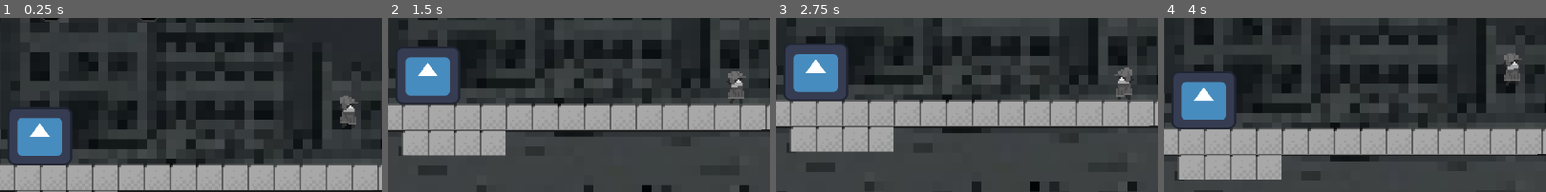
Above: before the commit, frames 1-4 (left to right).
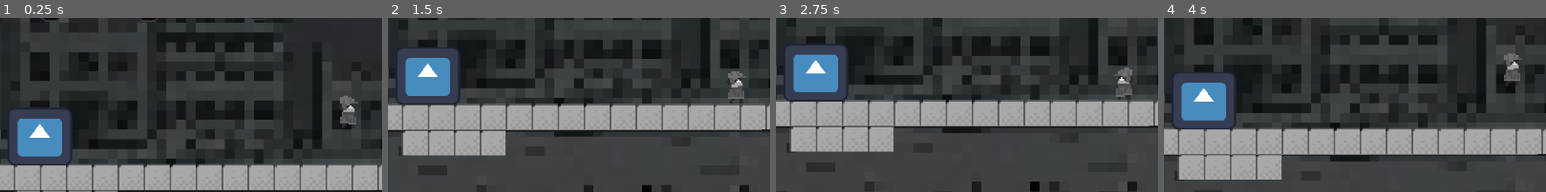
Above: after the commit, the same moments.

Repository: HimeWoo/untitled-paint-game
Game: Godot game, scene res://scenes/item_test.tscn
The game is run twice, just before and just after one commit, with the same random seed, the same clock (stepped at 60 frames per second) and the same inputs. The engine's default icon, where the game draws it, is replaced by a stand-in: a white triangle on a blue panel in a dark square.
Inputs (mouse positions are % of the whole screen's width and height, from its top left):
- Up to frame 1 (0.25 s): no input
- Up to frame 2 (1.5 s): tap Enter (queue_confirm) at 0.5 s; move the mouse to (72, 45) at 0.52 s; hold Right (ui_right) from 0.53 s (still down); tap M (dash) at 0.6 s; click (72, 45) at 0.67 s; tap Space (jump) at 0.77 s; move the mouse to (30, 55) at 1.27 s; tap S (look_down) at 1.35 s
- Up to frame 3 (2.75 s): tap Space (jump) at 1.52 s; move the mouse to (60, 28) at 2.02 s; release Right (ui_right) at 2.03 s; hold Left (ui_left) from 2.03 s (still down); hold W (look_up) from 2.03 s (still down)
- Up to frame 4 (4 s): move the mouse to (45, 70) at 2.77 s; release Left (ui_left) at 2.78 s; release W (look_up) at 2.78 s; hold Right (ui_right) from 2.78 s (still down); tap K (melee_attack) at 2.85 s; click (45, 70) at 2.92 s; tap Space (jump) at 3.02, 3.77 s; move the mouse to (80, 65) at 3.52 s; tap 2 (queue_blue) at 3.6 s
The pictures show only the part of the screen within x 4-54%, y 50-100%; the shares and areas given below are measured in that part.

The runs differ from the first frame. In frame 1, 0.2% of the frame differs, in the area x 3-17%, y 57-85%; in frame 2, 0.2%; in frame 3, 0.2%, in the area x 2-18%, y 20-49%; in frame 4, 0.2%.

Commit message:
fix: pushboxes with velocity requirement + melee attack application to tiles

Diff:
--- /dev/null
+++ b/untitled-paint-game/data/pushbox_item_test.tres
@@ -0,0 +1,7 @@
+[gd_resource type="Resource" script_class="PushboxStats" load_steps=2 format=3 uid="uid://dds1ithynh6xn"]
+
+[ext_resource type="Script" uid="uid://cm3tdc586ihot" path="res://scripts/pushbox_stats.gd" id="1_2fo0f"]
+
+[resource]
+script = ExtResource("1_2fo0f")
+metadata/_custom_type_script = "uid://cm3tdc586ihot"
--- a/untitled-paint-game/scenes/player.tscn
+++ b/untitled-paint-game/scenes/player.tscn
@@ -203,7 +203,7 @@
 
 [node name="Player" type="CharacterBody2D" groups=["player"]]
 collision_layer = 3
-collision_mask = 19
+collision_mask = 51
 script = ExtResource("1_g2els")
 
 [node name="AnimatedSprite2D" type="AnimatedSprite2D" parent="."]
--- a/untitled-paint-game/scenes/pushbox.tscn
+++ b/untitled-paint-game/scenes/pushbox.tscn
@@ -1,8 +1,7 @@
 [gd_scene load_steps=5 format=3 uid="uid://bj5po58m1bnam"]
 
 [ext_resource type="Texture2D" uid="uid://bs5elx113sajt" path="res://assets/icon.svg" id="1_p8o3m"]
-
-[sub_resource type="PhysicsMaterial" id="PhysicsMaterial_p8o3m"]
+[ext_resource type="Script" uid="uid://ddyn1qej7niwa" path="res://scripts/pushbox.gd" id="1_quxu0"]
 
 [sub_resource type="RectangleShape2D" id="RectangleShape2D_quxu0"]
 size = Vector2(136.58932, 126)
@@ -13,11 +12,10 @@
 [node name="Pushbox" type="RigidBody2D"]
 collision_layer = 32
 collision_mask = 3
-mass = 100.0
-physics_material_override = SubResource("PhysicsMaterial_p8o3m")
-gravity_scale = 4.0
-lock_rotation = true
 linear_damp = 10.0
+angular_damp = 10.0
+script = ExtResource("1_quxu0")
+required_velocity = 140.0
 
 [node name="CollisionShape2D" type="CollisionShape2D" parent="."]
 position = Vector2(-8.4703295e-22, 0)
--- a/untitled-paint-game/scripts/melee_attack.gd
+++ b/untitled-paint-game/scripts/melee_attack.gd
@@ -1,5 +1,4 @@
-class_name MeleeAttack
-extends Area2D
+class_name MeleeAttack extends Area2D
 
 @export var damage: int = 10
 @export var knockback_force: Vector2 = Vector2(300, -200)
@@ -11,14 +10,11 @@
 var hit_objects: Array = []
 var _attack_dir: Vector2 = Vector2.RIGHT
 
-
 func _ready() -> void:
 	monitoring = false
 	visible = false
-
 	body_entered.connect(_on_body_entered)
 	area_entered.connect(_on_area_entered)
-
 
 func start_attack(attacker: Node2D, attack_dir: Vector2, terrain: TileMapLayer, color: PaintColor.Colors) -> void:
 	owner_body = attacker
@@ -38,38 +34,44 @@
 	await get_tree().create_timer(active_time).timeout
 	queue_free()
 
-
 func _hit(target: Node) -> void:
 	if target == owner_body:
 		return
-
 	if target in hit_objects:
 		return
 
 	hit_objects.append(target)
+
 	if target.has_method("apply_damage"):
 		var final_knockback = knockback_force
 		if abs(_attack_dir.x) > 0.0:
 			final_knockback.x *= sign(_attack_dir.x)
 		elif abs(_attack_dir.y) > 0.0:
 			final_knockback = Vector2(0, abs(knockback_force.x) * sign(_attack_dir.y))
-
 		target.apply_damage(damage, final_knockback)
 		print("Hit ", target.name, " for ", damage)
-
 
 func _paint_tiles_under_hitbox() -> void:
 	if _tilemap == null:
 		return
+
 	var shape: CollisionShape2D = $CollisionShape2D
-	var rect := shape.shape.get_rect()  # works for any Shape2D
+	var rect := shape.shape.get_rect() # works for any Shape2D
 	var top_left := shape.to_global(rect.position * shape.global_scale)
 	var bottom_right := shape.to_global((rect.position + rect.size) * shape.global_scale)
+
 	var start = _tilemap.local_to_map(_tilemap.to_local(top_left))
 	var end = _tilemap.local_to_map(_tilemap.to_local(bottom_right))
+
+	var min_x = min(start.x, end.x)
+	var max_x = max(start.x, end.x)
+	var min_y = min(start.y, end.y)
+	var max_y = max(start.y, end.y)
+
 	var alt_id = _color_to_alt(_selected_color)
-	for x in range(start.x, end.x + 1):
-		for y in range(start.y, end.y + 1):
+
+	for x in range(min_x, max_x + 1):
+		for y in range(min_y, max_y + 1):
 			var cell := Vector2i(x, y)
 			var data = _tilemap.get_cell_tile_data(cell)
 			if data and data.get_custom_data("can_paint"):
@@ -80,8 +82,6 @@
 					var atlas = _tilemap.get_cell_atlas_coords(cell)
 					_tilemap.set_cell(cell, src, atlas, alt_id)
 
-
-
 func _color_to_alt(color: PaintColor.Colors) -> int:
 	match color:
 		PaintColor.Colors.RED: return 1
@@ -90,13 +90,11 @@
 		PaintColor.Colors.YELLOW: return 4
 		PaintColor.Colors.ORANGE: return 5
 		PaintColor.Colors.PURPLE: return 7
-		_ : return 0  # default/no paint
-
+		_: return 0 # default/no paint
 
 func _on_body_entered(body: Node2D) -> void:
 	_hit(body)
 
-
 func _on_area_entered(area: Area2D) -> void:
 	# Sometimes enemies are Areas (like hitboxes), sometimes Bodies
 	_hit(area)
--- a/untitled-paint-game/scripts/player.gd
+++ b/untitled-paint-game/scripts/player.gd
@@ -1,6 +1,6 @@
 extends CharacterBody2D
 
-@export var projectile_scene: PackedScene = preload("res://scenes/PlayerProjectile.tscn")
+var projectile_scene: PackedScene = preload("res://scenes/PlayerProjectile.tscn")
 @export var shoot_cooldown: float = 0.25
 var can_shoot := true
 
@@ -9,7 +9,7 @@
 const JUMP_VELOCITY = -300.0
 const DASH_SPEED = 275.0
 const DASH_TIME = 0.15
-const DASH_COOLDOWN = 1.5
+const DASH_COOLDOWN = 0.4
 const GROUND_ACCEL = 1000.0
 const GROUND_DECEL = 1000.0
 const AIR_ACCEL = 400.0
@@ -47,6 +47,7 @@
 
 var last_frame_tile_coords: Vector2i = Vector2i(-999, -999)
 
+var push_force = Vector2(SPEED, 0)
 func _ready() -> void:
 	jumps_left = 1
 	default_speed_scale = sprite.speed_scale
@@ -305,6 +306,25 @@
 
 	move_and_slide()
 
+## 1. Calculate push direction based on INPUT
+	# We check the keys again to see which way you are trying to go
+	var input_dir_x = int(Input.is_action_pressed("ui_right") or Input.is_key_pressed(KEY_D)) - int(Input.is_action_pressed("ui_left") or Input.is_key_pressed(KEY_A))
+
+	# 2. Create the force vector
+	# CHANGE: Use 'current_speed' instead of 'SPEED'.
+	# 'current_speed' holds the red tile multiplier calculated at the start of the frame.
+	var current_push_force = Vector2(input_dir_x * current_speed, 0)
+
+	for i in get_slide_collision_count():
+		var collision = get_slide_collision(i)
+		var collider = collision.get_collider()
+
+		# Check if we hit the box
+		if collider.has_method("attempt_push"):
+			# 3. Pass the calculated force
+			# If on red tile, current_speed is higher -> force vector is longer -> heavier boxes move
+			collider.attempt_push(current_push_force)
+
 func start_dash():
 	is_dashing = true
 	dash_timer = DASH_TIME # Optional: Keep this if you want to track time for other things
--- /dev/null
+++ b/untitled-paint-game/scripts/pushbox.gd
@@ -0,0 +1,28 @@
+extends RigidBody2D
+class_name Pushbox
+# The speed the player must reach to move this object
+@export var required_velocity: float = 130.0
+
+# How much force to transfer from player to box (adjust for "heaviness")
+@export var push_multiplier: float = 1.0
+
+func _ready():
+	freeze = true
+	linear_damp = 5.0
+	lock_rotation = true
+
+func attempt_push(pusher_velocity: Vector2):
+	# Calculate the speed (magnitude of the vector)
+	var current_speed = pusher_velocity.length()
+
+	# logic: If player is fast enough, unlock the box
+	if current_speed >= required_velocity:
+		freeze = false
+
+		# Apply an impulse to move it immediately
+		# We use central_impulse so it moves based on the player's direction
+		apply_central_impulse(pusher_velocity * push_multiplier)
+
+	else:
+		# If the player slows down below the threshold, the box becomes a wall again
+		freeze = true
--- /dev/null
+++ b/untitled-paint-game/scripts/pushbox_stats.gd
@@ -0,0 +1,5 @@
+extends Resource
+class_name PushboxStats
+
+@export_group("Core")
+@export var velocity: float = 0.0
Not shown, added: untitled-paint-game/scripts/pushbox.gd.uid
Not shown, added: untitled-paint-game/scripts/pushbox_stats.gd.uid
